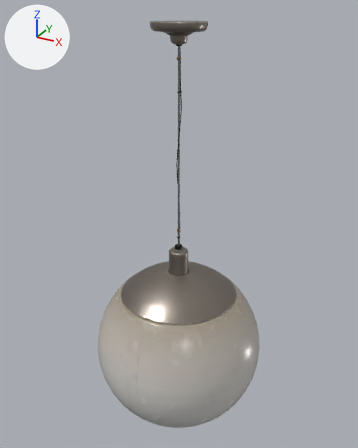
Two versions of the glTF model public/hata/ph/models/modern_ceiling_lamp_01/modern_ceiling_lamp_01_1k.gltf, one commit apart.
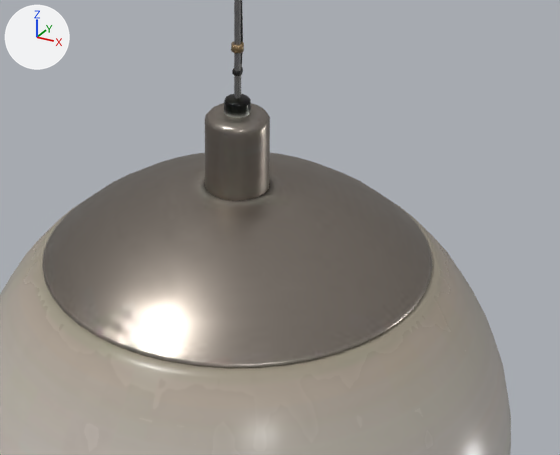
Old and new are each drawn whole from a 50 mm lens placed at (0.533, -0.968, 1.201), pointed at (-0.003, 0.006, 0.715) and again close up on the part from 30% to 76% of the width and 48% to 78% of the height. The lights are fixed; the arrows at upper left show +X, +Y and +Z. The last two pictures show the newer version. Vertices at exactly the same position are counted once.

The first close-up shows 'modern_ceiling_lamp_01'.
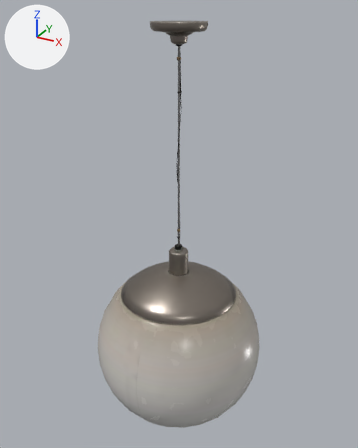
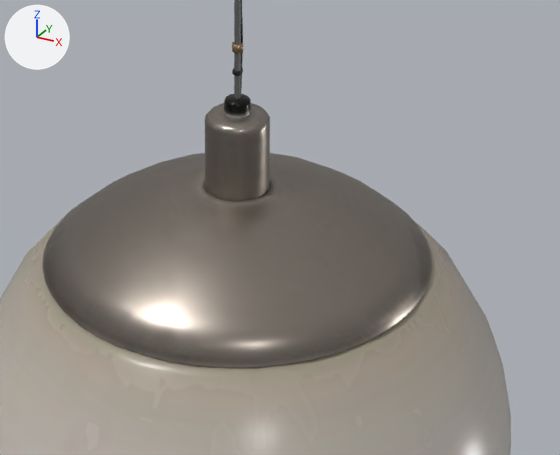
Changed parts and their boxes (x1, y1, x2, y2) in the close-ups (560 x 455 px):
part 1 of me_cylinder_003, cut back
    before: (0, 1, 484, 376)
    after: (232, 70, 235, 75)

Diff of the bpy script that builds the scene:
```diff
--- a/public/hata/ph/models/modern_ceiling_lamp_01/modern_ceiling_lamp_01_1k.gltf.py
+++ b/public/hata/ph/models/modern_ceiling_lamp_01/modern_ceiling_lamp_01_1k.gltf.py
@@ me_cylinder_003 @@
 # used by ob_modern_ceiling_lamp_01
-me_cylinder_003.from_pydata(...)  # 2944 vertices, 5602 faces; spans x -0.216..0.216, y -0.217..0.214, z 0.221..1.173
+me_cylinder_003.from_pydata(...)  # 1912 vertices, 3597 faces; spans x -0.216..0.216, y -0.217..0.214, z 0.221..1.173
+# me_cylinder_003 part 1: 7 vertices moved within x -0.003..0.004, y -0.003..0.004, z 0.68..1.037; 751 vertices removed from x -0.187..0.187, y -0.188..0.185, z 0.477..1.173
+# other edits to the shape of me_cylinder_003 do not show in these pictures
 me_cylinder_003.materials.append(mat_modern_ceiling_lamp_01_glass)
```
